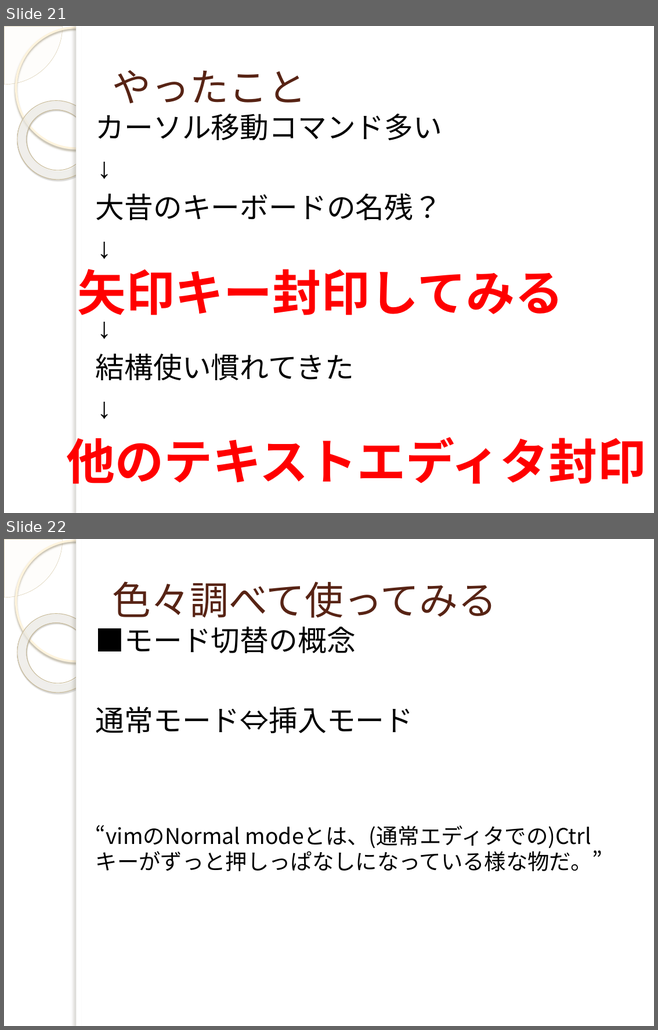
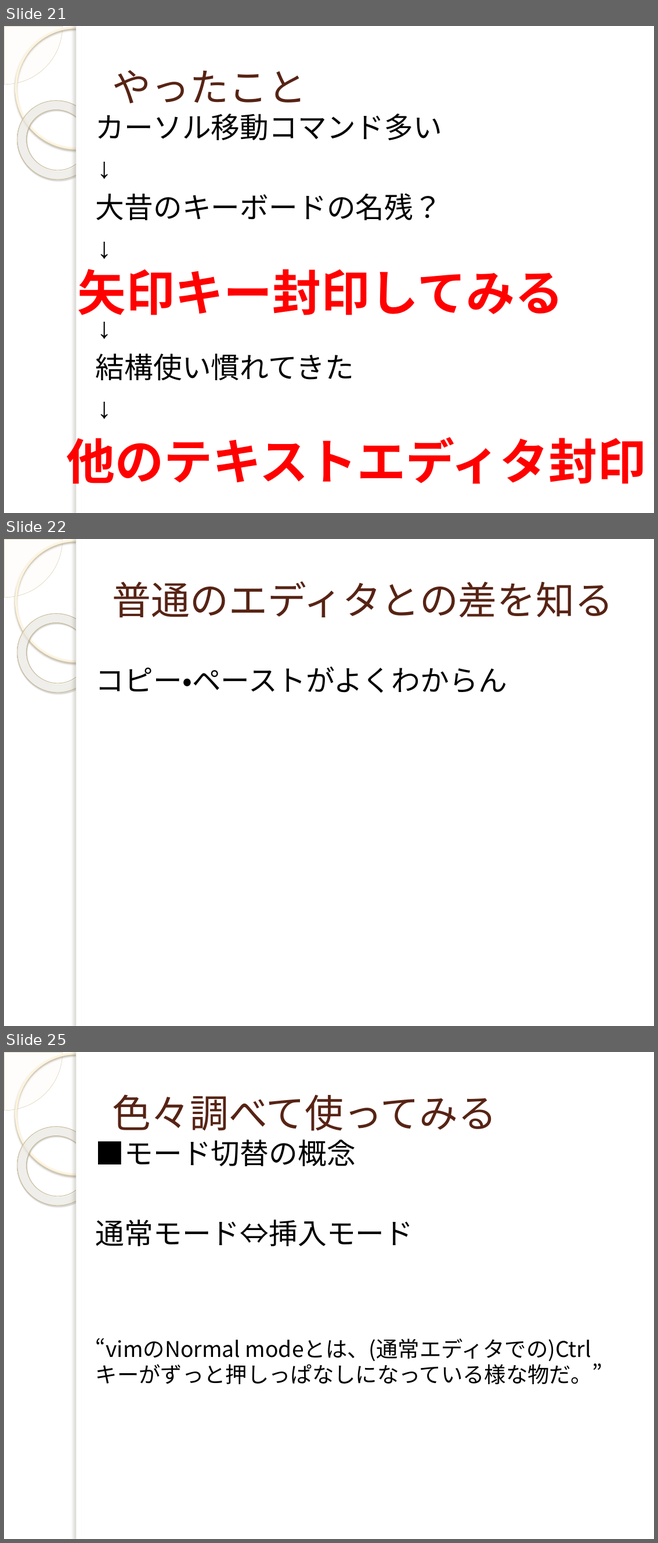
Before and after one commit to yuridonus/FEstudy, a slide deck: vimmer.pptx. Shown one above the other, each under a label of ours: slides 21 and 22 before the commit, slides 21, 22 and 25 after it; the slides between them are not shown. The pictures are 658x1030 and 658x1543 pixels, drawn with LibreOffice and Linux fonts; fonts in the diff are those of the drawing; background and template pictures are left out. Boxes give left, top, right and bottom in pixels: in the first picture for what was removed or moved away, otherwise in the second. Text is boxed around its words. In the diff, an @@ line names an element or a change of style, - is before the commit and + after.

```diff
--- a/vimmer.pptx
+++ b/vimmer.pptx
@@ slide 22 added at [4, 539, 654, 1026], background picture (left out); not listed: 5 template elements that a slide beside it also shows @@
@@ title added at [112, 581, 613, 618], 43 pt, text #572314 @@
+普通のエディタとの差を知る
@@ text added at [96, 667, 507, 693], 32 pt, text #000000 @@
+コピー・ペーストがよくわからん
@@ what was slide 22 is now slide 25 @@
```
Also in this commit, not shown: 2 other slides added.
